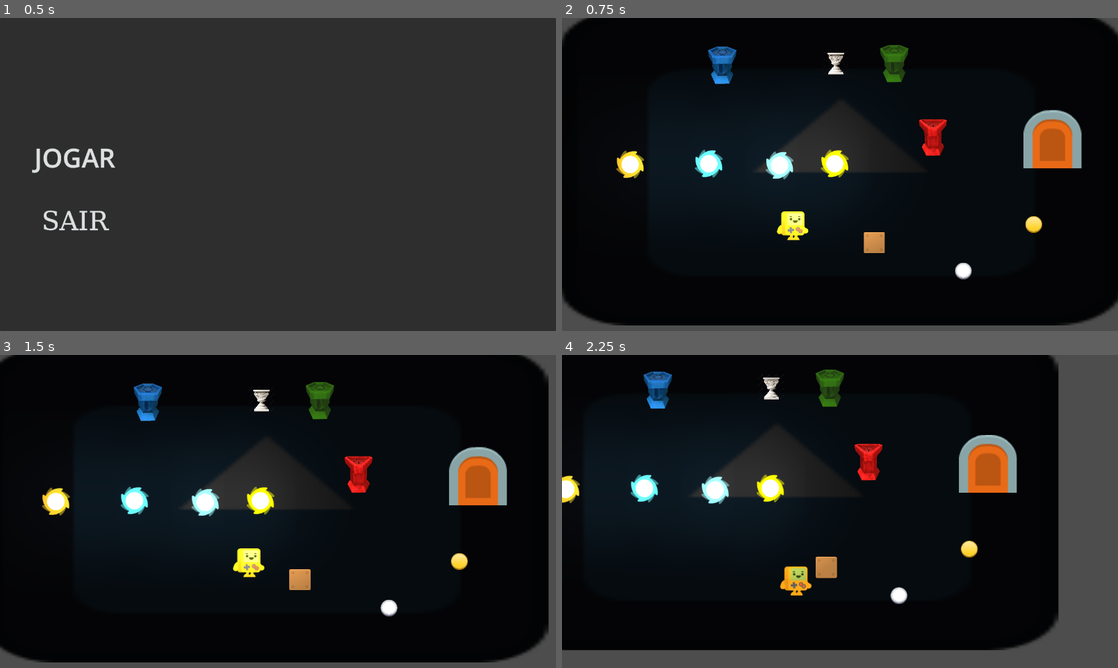
Above: before the commit, frames 1-4 (two rows, left to right).
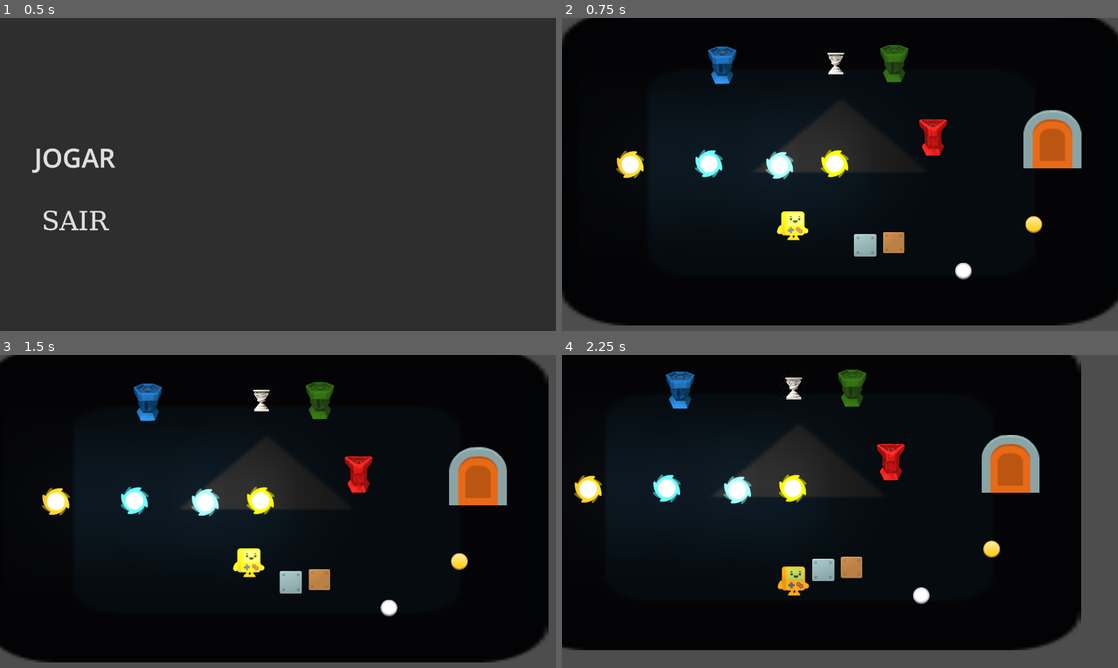
Above: after the commit, the same moments.

Repository: Blackjack10114/jogo-escuro
Game: Godot game, scene res://Scenes/MenuPrincipal.tscn
The game is run twice, just before and just after one commit, with the same random seed, the same clock (stepped at 60 frames per second) and the same inputs. The engine's default icon, where the game draws it, is replaced by a stand-in: a white triangle on a blue panel in a dark square.
Inputs (mouse positions are in pixels of both pictures, inside the frame that each line leads up to):
- Up to frame 1 (0.5 s): no input
- Up to frame 2 (0.75 s): click "JOGAR" at 0.5 s
- Up to frame 3 (1.5 s): tap Enter (ui_accept) at 1.25 s; move the mouse to (400, 495) at 1.27 s; hold Right (ui_right) from 1.28 s (still down)
- Up to frame 4 (2.25 s): tap Enter (ui_accept) at 1.52 s; move the mouse to (728, 527) at 2.02 s; release Right (ui_right) at 2.03 s; hold Down (ui_down) from 2.03 s (still down)

Frame 1 is identical in both runs. In frame 2, 0.6% of the frame differs, in the area x 52-62%, y 68-77%; in frame 3, 0.6%; in frame 4, 14%, in the area x 0-94%, y 0-95%.

Commit message:
feat: Começo AutoCaixa

Diff:
--- a/Scenes/Puzzles/Puzzle_Prototipo.tscn
+++ b/Scenes/Puzzles/Puzzle_Prototipo.tscn
@@ -14,13 +14,22 @@
 [ext_resource type="PackedScene" uid="uid://dbln6n6ppojol" path="res://Objetos/Caixa/Caixa_Simples.tscn" id="12_swtkx"]
 [ext_resource type="PackedScene" uid="uid://yf82ve22t1dd" path="res://Objetos/Botoes/Botao_Long_Trigger.tscn" id="13_x0l3w"]
 [ext_resource type="PackedScene" uid="uid://dc22towx7i5m6" path="res://Objetos/Botoes/Botao_Simples.tscn" id="14_ysftc"]
+[ext_resource type="Script" uid="uid://x1djvk2s0byj" path="res://Scripts/Objetos/AutoCaixa.gd" id="15_3ur8i"]
+[ext_resource type="Texture2D" uid="uid://bxxx34fio6dju" path="res://Sprites/Placeholders/AutoCaixa.png" id="16_wqhif"]
+
+[sub_resource type="Curve2D" id="Curve2D_3ur8i"]
+_data = {
+"points": PackedVector2Array(0, 0, 0, 0, -148.75043, 6.250061, 0, 0, 0, 0, 356.25116, -66.25018, 0, 0, 0, 0, 1.25, 6.250061)
+}
+point_count = 3
+
+[sub_resource type="RectangleShape2D" id="RectangleShape2D_paejp"]
 
 [node name="PuzzlePrototipo" type="Node2D" unique_id=211625197]
 
-[node name="PuzzleController" type="Node" parent="." unique_id=25800619 node_paths=PackedStringArray("porta", "altares")]
+[node name="PuzzleController" type="Node" parent="." unique_id=25800619 node_paths=PackedStringArray("porta")]
 script = ExtResource("1_swtkx")
 porta = NodePath("../Porta")
-altares = [NodePath("../Altar"), NodePath("../Altar_Azul"), NodePath("../Altar_Verde"), NodePath("../Altar_Vermelho")]
 
 [node name="Altar" parent="." unique_id=849689154 instance=ExtResource("2_86sgx")]
 position = Vector2(603, 149)
@@ -67,3 +76,31 @@
 
 [node name="BotaoSimples" parent="." unique_id=342565989 instance=ExtResource("14_ysftc")]
 position = Vector2(897, 627)
+
+[node name="AutoCaixa" type="Path2D" parent="." unique_id=1460134546]
+position = Vector2(790, 563)
+scale = Vector2(0.79999757, 0.79999757)
+curve = SubResource("Curve2D_3ur8i")
+script = ExtResource("15_3ur8i")
+
+[node name="PathFollow2D" type="PathFollow2D" parent="AutoCaixa" unique_id=403191726]
+position = Vector2(-148.75043, 6.250061)
+rotates = false
+loop = false
+
+[node name="Caixa" type="Node2D" parent="AutoCaixa/PathFollow2D" unique_id=1973068911]
+
+[node name="Sprite2D" type="Sprite2D" parent="AutoCaixa/PathFollow2D/Caixa" unique_id=240283193]
+texture = ExtResource("16_wqhif")
+
+[node name="Impacto" type="Area2D" parent="AutoCaixa/PathFollow2D/Caixa" unique_id=354078756]
+
+[node name="CollisionShape2D" type="CollisionShape2D" parent="AutoCaixa/PathFollow2D/Caixa/Impacto" unique_id=38328198]
+scale = Vector2(2.8500118, 2.8500118)
+shape = SubResource("RectangleShape2D_paejp")
+
+[node name="ColisaoSolida" type="StaticBody2D" parent="AutoCaixa/PathFollow2D/Caixa" unique_id=1180034145]
+
+[node name="CollisionShape2D" type="CollisionShape2D" parent="AutoCaixa/PathFollow2D/Caixa/ColisaoSolida" unique_id=1917840407]
+scale = Vector2(4.200016, 4.200016)
+shape = SubResource("RectangleShape2D_paejp")
--- /dev/null
+++ b/Scripts/Objetos/AutoCaixa.gd
@@ -0,0 +1,55 @@
+class_name AutoCaixa
+extends Path2D
+
+@export var velocidade := 120.0
+
+@onready var follow: PathFollow2D = $PathFollow2D
+@onready var sprite: Sprite2D = $PathFollow2D/Caixa/Sprite2D
+@onready var impacto: Area2D = $PathFollow2D/Caixa/Impacto
+
+var ativa := false
+var terminou := false
+var quebrou := false
+
+func _ready():
+	follow.progress = 0.0
+	impacto.body_entered.connect(_on_impacto)
+	impacto.area_entered.connect(_on_impacto)
+	impacto.monitoring = false  # só quebra quando estiver ativa
+
+func ativar():
+	if terminou or quebrou:
+		return
+	ativa = true
+	impacto.monitoring = true
+
+func desativar():
+	ativa = false
+	impacto.monitoring = false
+
+func get_ativo() -> bool:
+	return ativa and not terminou and not quebrou
+
+func _physics_process(delta):
+	if not ativa or terminou or quebrou:
+		return
+
+	follow.progress += velocidade * delta
+
+	if follow.progress_ratio >= 1.0:
+		terminou = true
+		ativa = false
+		impacto.monitoring = false  # no fim não quebra mais
+
+func _on_impacto(_obj):
+	if terminou or quebrou:
+		return
+	_quebrar()
+
+func _quebrar():
+	quebrou = true
+	ativa = false
+	impacto.monitoring = false
+
+	if sprite:
+		sprite.visible = false
Not shown, added: Scripts/Objetos/AutoCaixa.gd.uid
Binary file added: Sprites/Parede/platformPack_tile042.png
Not shown, added: Sprites/Parede/platformPack_tile042.png.import
Binary file added: Sprites/Placeholders/AutoCaixa.png
Not shown, added: Sprites/Placeholders/AutoCaixa.png.import
Binary file added: Sprites/Player/platformPack_tile042.png
Not shown, added: Sprites/Player/platformPack_tile042.png.import
Binary file added: Sprites/Porta/-.png
Not shown, added: Sprites/Porta/-.png.import
